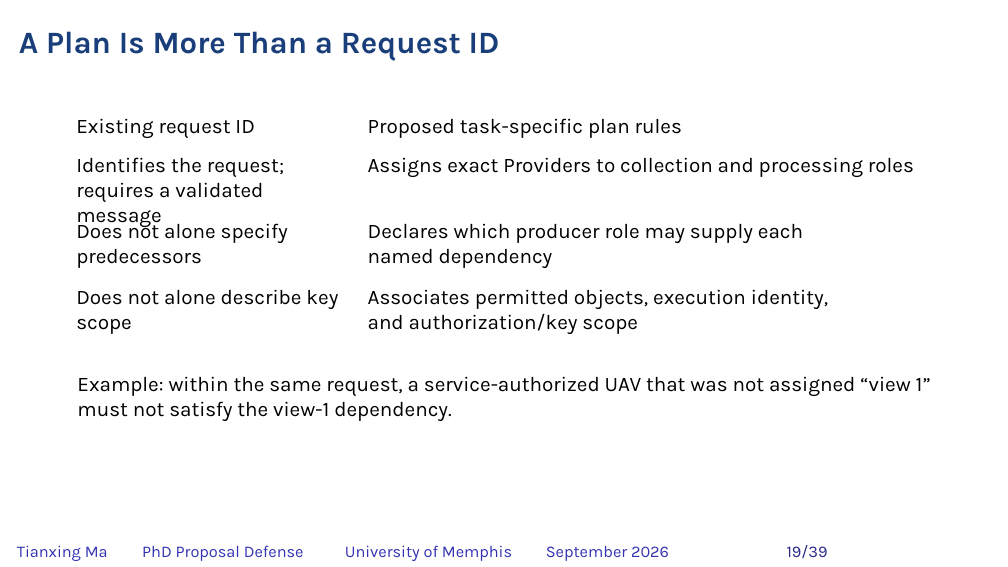
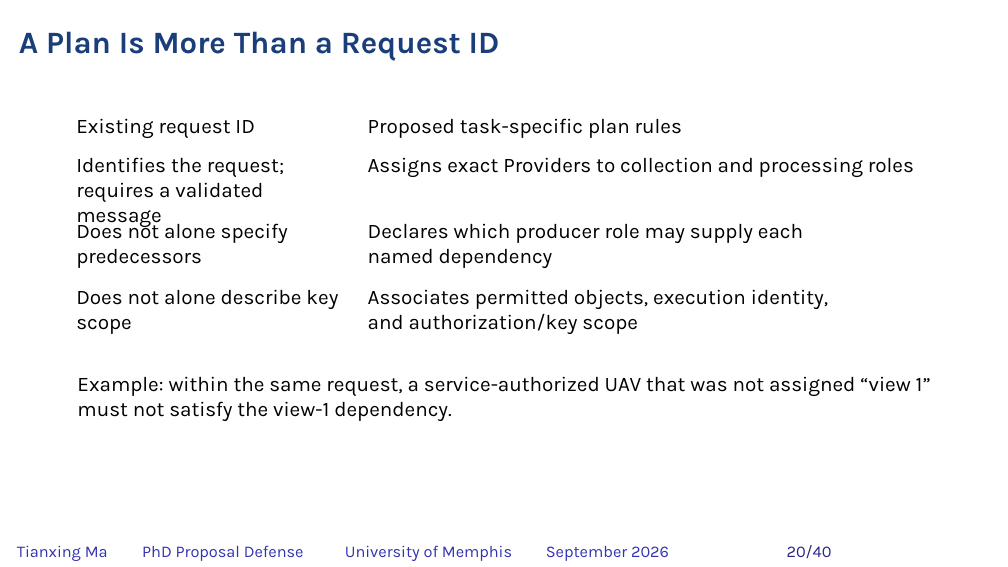
Before and after one commit to matianxing1992/NDN_Service_Framework, a slide deck: slide 20 of docs/PAPER/proposal-defense/slides/NDNSF_proposal_hybrid_editable.pptx (slide 19 before the commit). Drawn at 1008x567 pixels with LibreOffice and Linux fonts; fonts in the diff are those of the drawing; background and template pictures are left out. Boxes give left, top, right and bottom in pixels: in the first picture for what was removed or moved away, otherwise in the second. Text is boxed around its words. In the diff, an @@ line names an element or a change of style, - is before the commit and + after.

```diff
--- a/docs/PAPER/proposal-defense/slides/NDNSF_proposal_hybrid_editable.pptx
+++ b/docs/PAPER/proposal-defense/slides/NDNSF_proposal_hybrid_editable.pptx
@@ text at (787, 545, 832, 558): text changed @@
-19/39
+20/40
```
Also in this commit, not shown: 37 other slides changed, 1 slide added, 21 other files.
